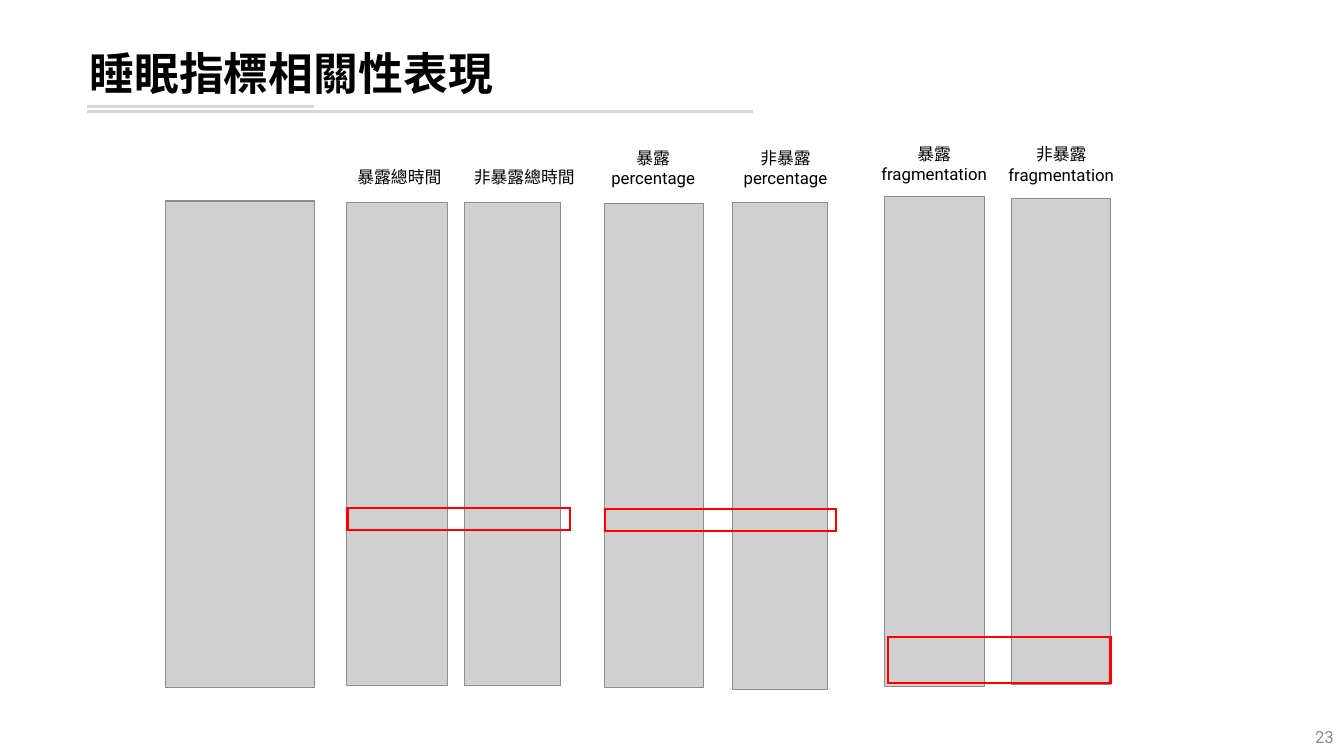
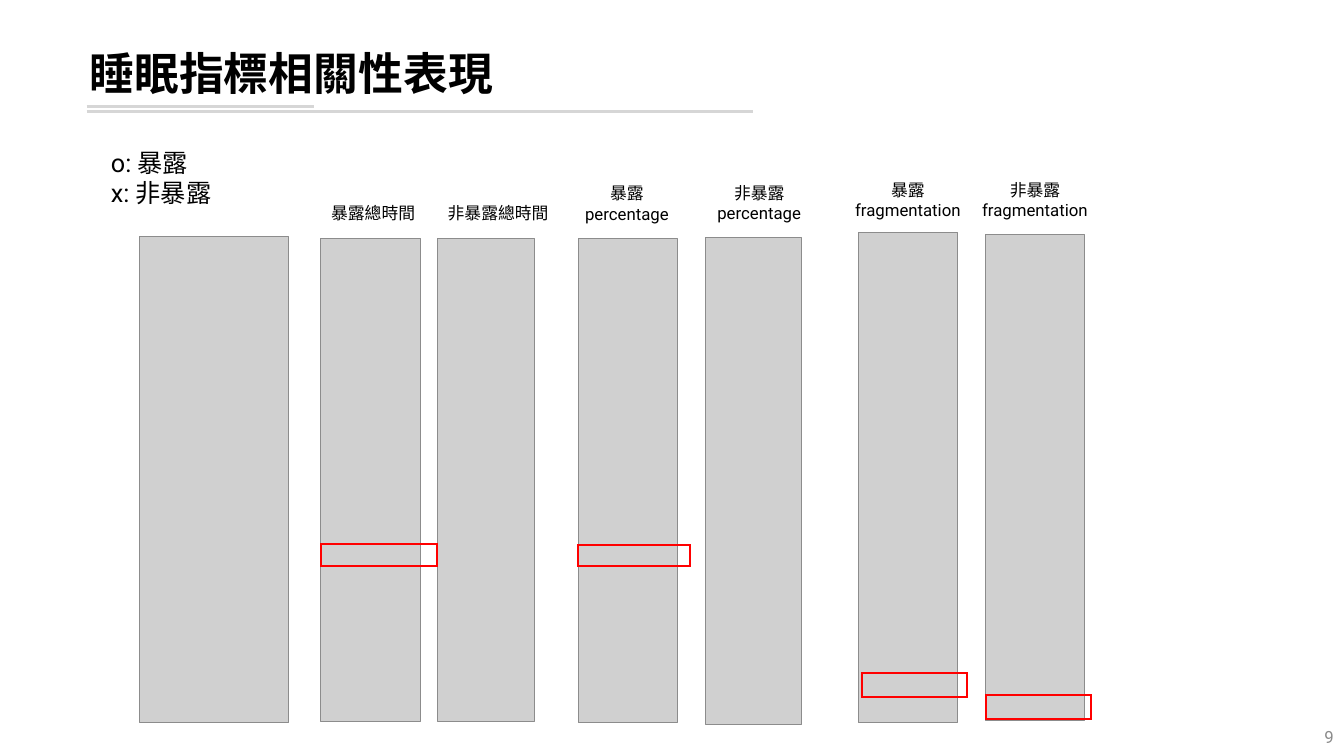
Before and after one commit to leooel97895750/REM_DataMining, a slide deck: slide 9 of 20210804_REM分析.pptx (slide 23 before the commit). Drawn at 1344x756 pixels with LibreOffice and Linux fonts; fonts in the diff are those of the drawing; grey boxes stand for pictures. Boxes give left, top, right and bottom in pixels: in the first picture for what was removed or moved away, otherwise in the second. Text is boxed around its words. In the diff, an @@ line names an element or a change of style, - is before the commit and + after.

```diff
--- a/20210804_REM分析.pptx
+++ b/20210804_REM分析.pptx
@@ text added at box(111, 151, 212, 204), 18 pt, text #000000 @@
+o: 暴露
+x: 非暴露
@@ 7 pictures, 6 texts: place and size @@
-7 pictures, 6 texts at box(166, 146, 1114, 689)
+7 pictures, 6 texts at box(140, 182, 1088, 725)
@@ rectangle: place and size @@
-rectangle at box(348, 508, 571, 530)
+rectangle at box(322, 544, 438, 567)
@@ rectangle: place and size @@
-rectangle at box(605, 509, 836, 531)
+rectangle at box(579, 545, 691, 567)
@@ rectangle: place and size @@
-rectangle at box(888, 637, 1111, 684)
+rectangle at box(862, 674, 967, 698)
@@ rectangle added at box(986, 695, 1091, 719), outline #FF0000 1.5 pt @@
@@ page number at box(1324, 731, 1333, 743): text changed @@
-23
+9
```
Also in this commit, not shown: 13 other slides changed, 9 slides added, 6 slides removed, 3 other files.
